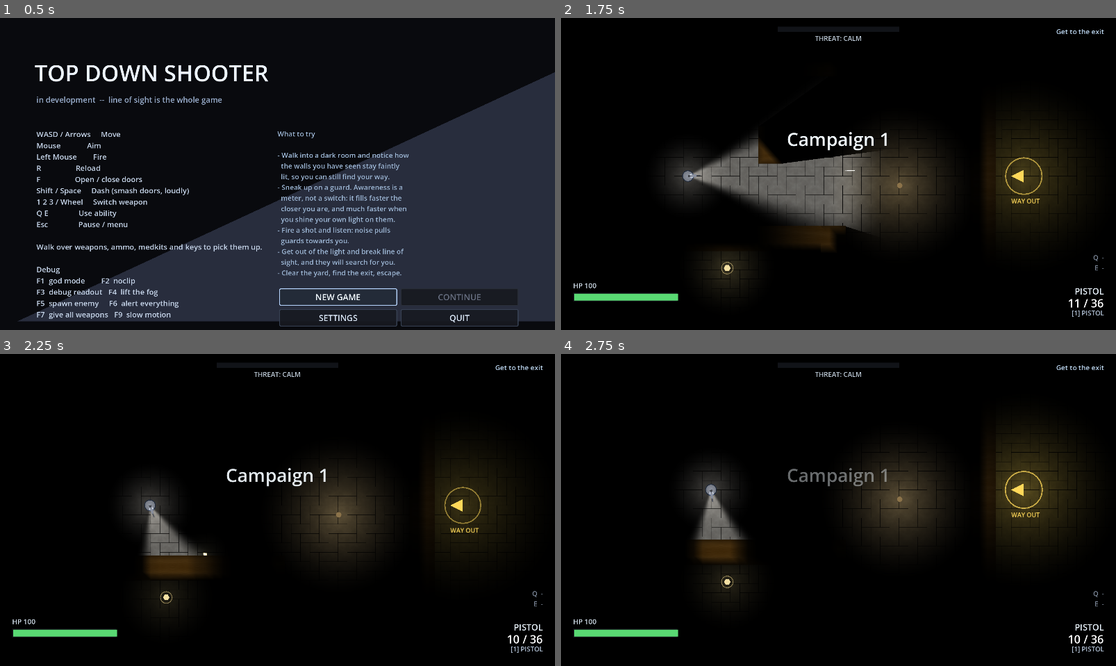
Above: before the commit, frames 1-4 (two rows, left to right).
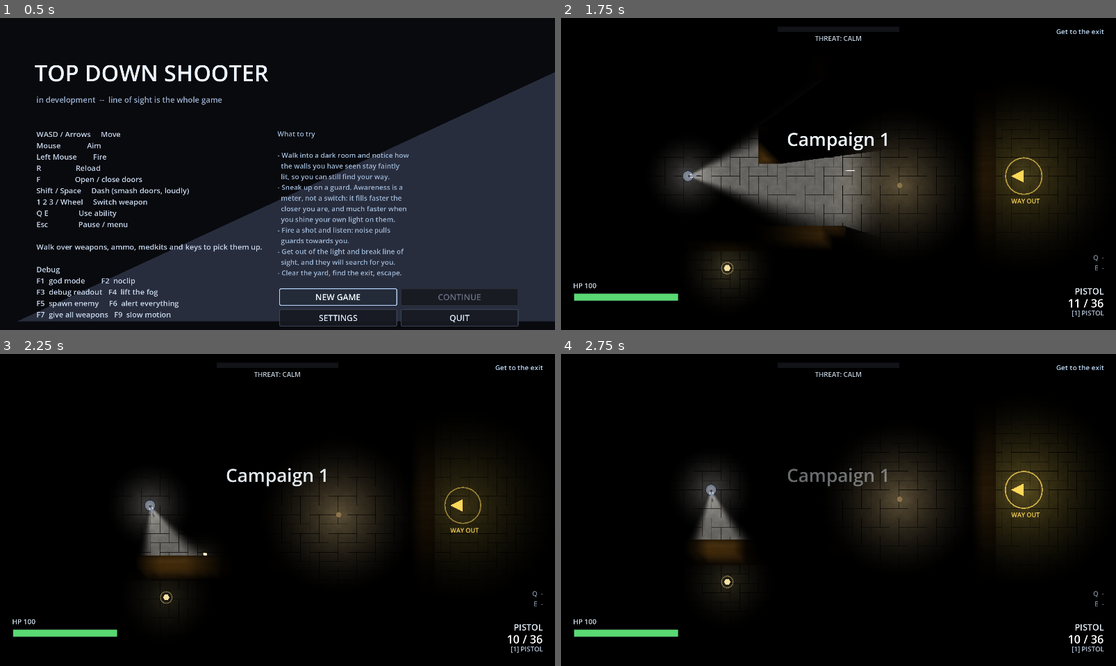
Above: after the commit, the same moments.

Repository: ThunderComplex/irregoulash
Game: Godot game, scene res://src/ui/title_screen.tscn
Same seed, same stepped clock (60 frames per second), same inputs: the game is played once before the commit and once after it.
Inputs (mouse positions are in pixels of both pictures, inside the frame that each line leads up to):
- Up to frame 1 (0.5 s): no input
- Up to frame 2 (1.75 s): click "NEW GAME" at 0.5 s; tap Enter (ui_accept) at 1.25, 1.52 s; move the mouse to (960, 158) at 1.27 s; hold D (move_right) from 1.28 s (still down); hold Q (ability_1) from 1.28 s (still down); click (960, 158) at 1.42 s
- Up to frame 3 (2.25 s): release D (move_right) at 2 s; release Q (ability_1) at 2 s; drag from (166, 525) to (166, 603) at 2.02 s
- Up to frame 4 (2.75 s): no input

Frame 1 is identical in both runs. In frame 2, less than 0.1% of the frame differs, in the area x 35-50%, y 40-74%; in frame 3, less than 0.1%; in frame 4, less than 0.1%.

Commit message:
make lighting a bit more coarse

Diff:
--- a/src/levels/wall_fill.gd
+++ b/src/levels/wall_fill.gd
@@ -14,7 +14,7 @@
 const FILL_SHADER: Shader = preload("res://src/levels/wall_fill.gdshader")
 ## Size of the cells the fill is divided into, in world pixels. Smaller means a smoother lighting
 ## gradient across a wall and more vertices.
-const CELL: float = 24.0
+const CELL: float = 32.0
 
 var _walls: Array[Wall] = []
 var _style: SurfaceStyle = null
@@ -72,15 +72,15 @@
 			var p10: Vector2 = wall.to_global(Vector2(x1, y0))
 			var p11: Vector2 = wall.to_global(Vector2(x1, y1))
 			var p01: Vector2 = wall.to_global(Vector2(x0, y1))
-			var l00: float = _lit(wall, p00)
-			var l10: float = _lit(wall, p10)
-			var l11: float = _lit(wall, p11)
-			var l01: float = _lit(wall, p01)
+			var l00: float = _lit(p00)
+			var l10: float = _lit(p10)
+			var l11: float = _lit(p11)
+			var l01: float = _lit(p01)
 			_triangle(surface, p00, l00, p10, l10, p11, l11)
 			_triangle(surface, p00, l00, p11, l11, p01, l01)
 
 
-func _lit(wall: Wall, world_point: Vector2) -> float:
+func _lit(world_point: Vector2) -> float:
 	# The nearest piece of the whole silhouette: asking only this wall's own outline put a seam at every join,
 	# because the two walls either side of a join sampled different edges.
 	return _decor.sample_lighting_near(world_point)
